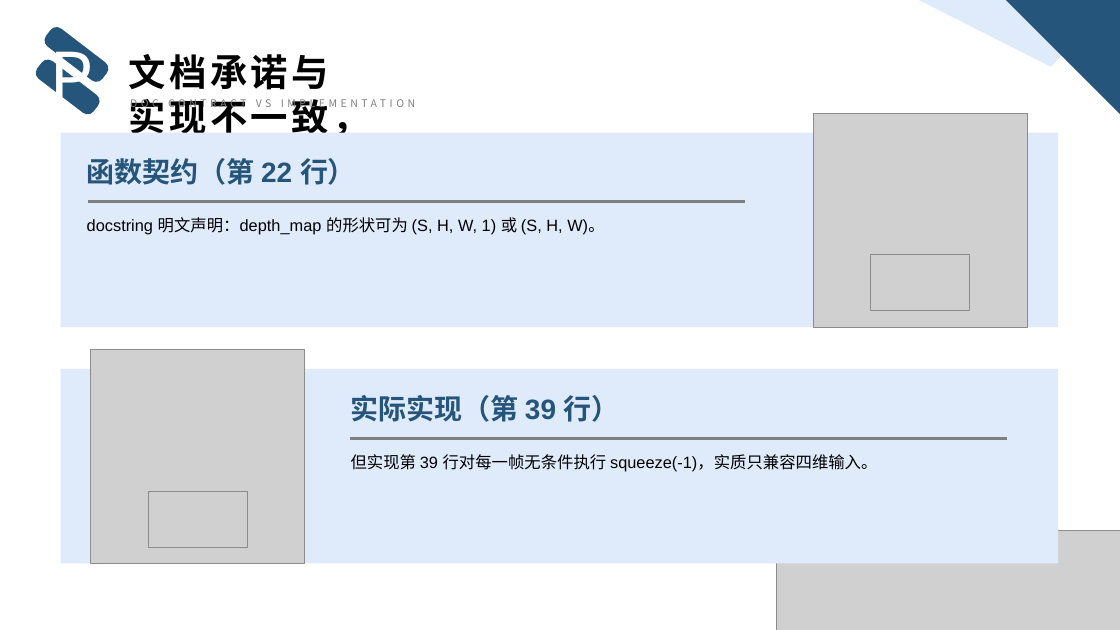
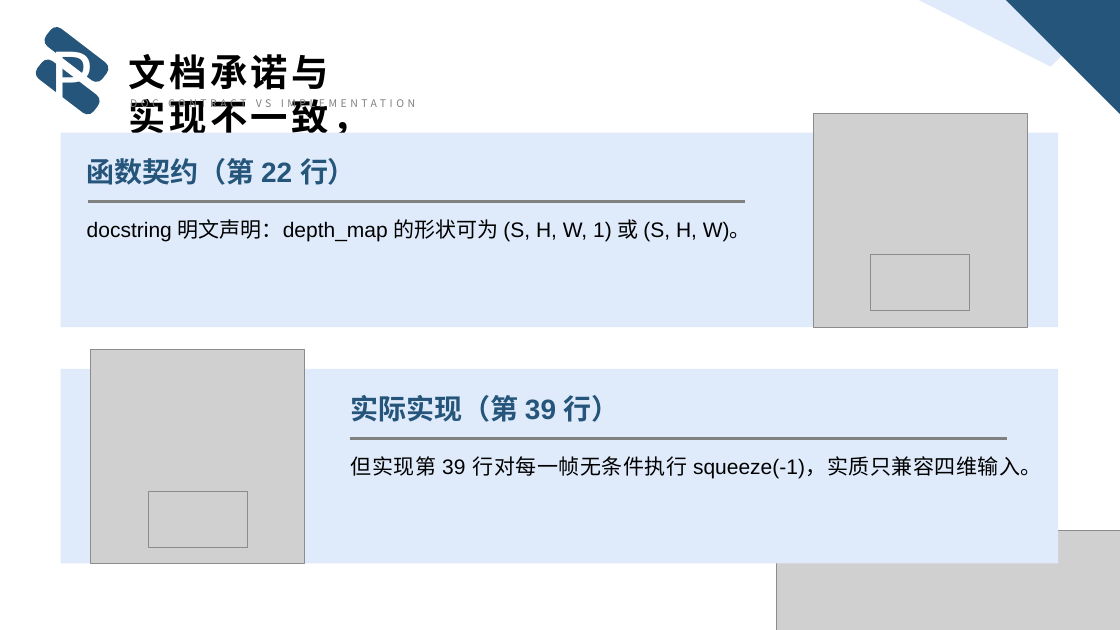
Before and after one commit to xingruliming/Software_testing, a slide deck: slide 5 of deliverables/模块一测试工作汇报/模块一测试工作汇报.pptx. Drawn at 1120x630 pixels with LibreOffice and Linux fonts; fonts in the diff are those of the drawing; grey boxes stand for pictures. Boxes give left, top, right and bottom in pixels: in the first picture for what was removed or moved away, otherwise in the second. Text is boxed around its words. In the diff, an @@ line names an element or a change of style, - is before the commit and + after.

```diff
--- a/deliverables/模块一测试工作汇报/模块一测试工作汇报.pptx
+++ b/deliverables/模块一测试工作汇报/模块一测试工作汇报.pptx
@@ text "docstring 明文声明：depth_map 的形状可为 (S, H, ..." at <box>87,219,751,242</box>: size 14 to 18 pt @@
@@ text "但实现第 39 行对每一帧无条件执行 squeeze(-1)，实质只兼容四维输入。" at <box>351,456,1042,479</box>: size 14 to 18 pt @@
```
Also in this commit, not shown: 9 other slides changed, 4 slides added, 1 slide removed, 9 other files.
